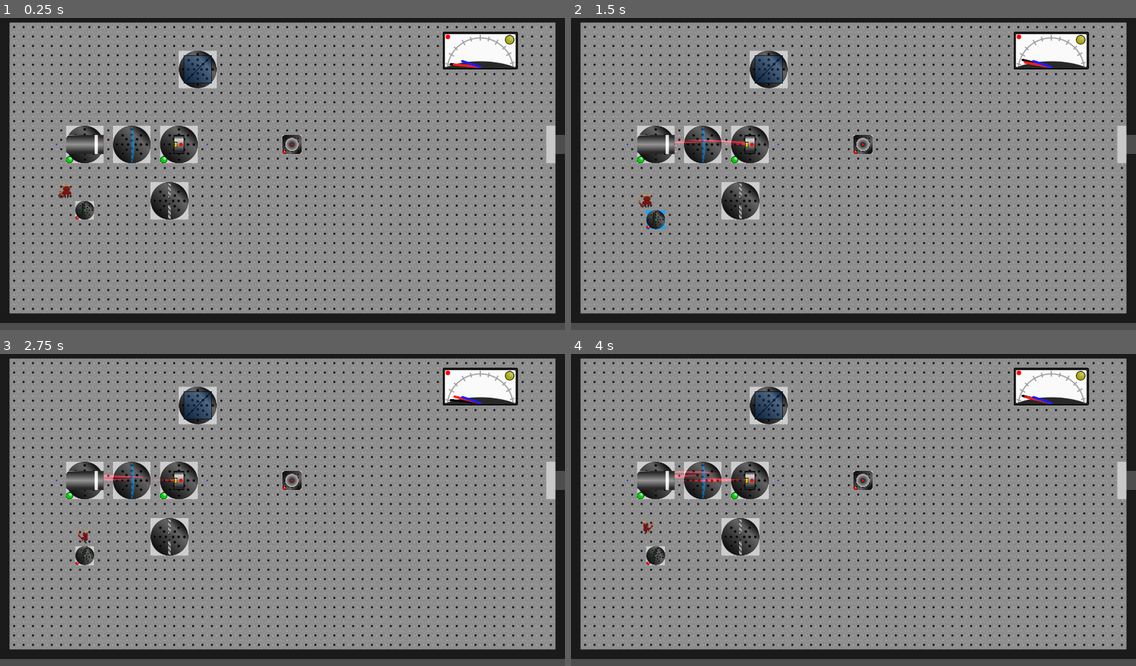
Above: before the commit, frames 1-4 (two rows, left to right).
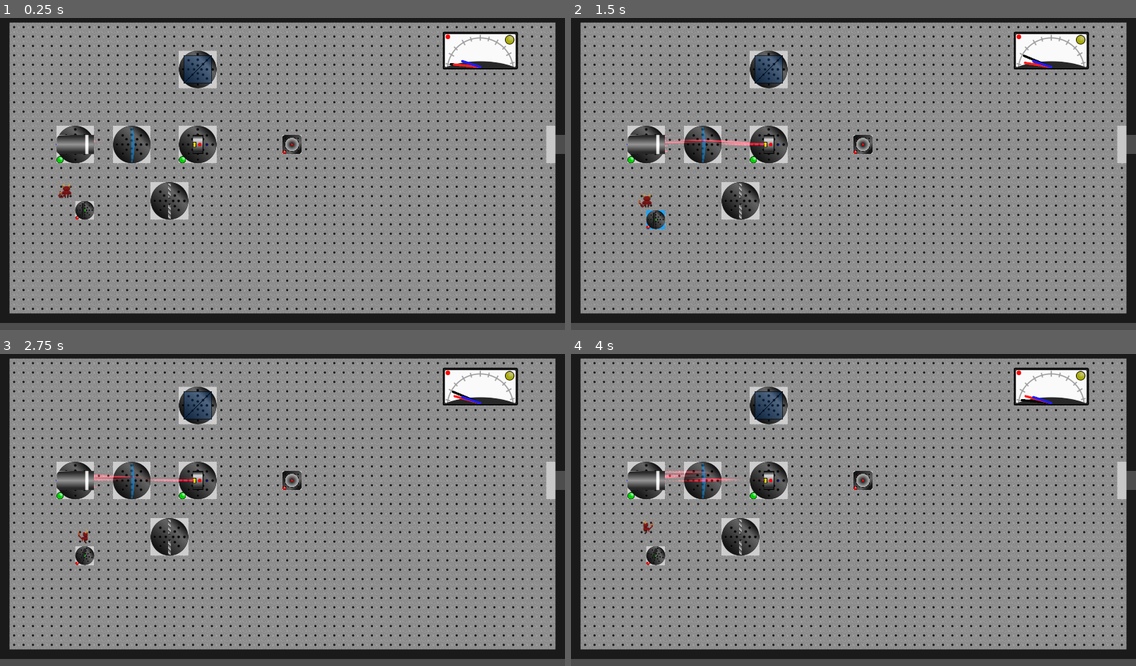
Above: after the commit, the same moments.

Repository: mbapplegate/maxwellDemon
Game: Godot game, scene res://worlds/test_world.tscn
Two runs of this game, one before a commit and one after it. Both use one fixed random seed, a clock stepped at 60 frames per second and the inputs below. The project has no main scene, so this scene is started directly.
Inputs:
- Up to frame 1 (0.25 s): no input
- Up to frame 2 (1.5 s): tap Enter at 0.5 s; hold Right (right) 0.53-1.28 s; hold Shift (pull) 0.53-1.28 s; tap Space (toggleEnergize) at 1.25 s; hold Down (down) from 1.28 s (still down); tap Shift (pull) at 1.35 s
- Up to frame 3 (2.75 s): release Down (down) at 2.03 s; hold Right (right) from 2.03 s (still down); hold Q (rotateCCW) from 2.03 s (still down); tap Shift (pull) at 2.3 s
- Up to frame 4 (4 s): release Right (right) at 2.78 s; release Q (rotateCCW) at 2.78 s; hold Up (up) 2.78-3.53 s; tap E (rotateCW) at 2.85 s; tap Shift (pull) at 3.05, 3.8 s; tap Enter at 3.5 s; hold Left (left) from 3.53 s (still down); hold Space (toggleEnergize) from 3.53 s (still down)

The runs differ from the first frame. In frame 1, 1.7% of the frame differs, in the area x 10-39%, y 34-47%; in frame 2, 1.8%; in frame 3, 1.8%; in frame 4, 1.8%, in the area x 10-85%, y 13-47%.

Commit message:
Implemented shift to pull objects

Diff:
--- a/scenes/Lens_PlanoConvex/lens_plano_convex.tscn
+++ b/scenes/Lens_PlanoConvex/lens_plano_convex.tscn
@@ -34,6 +34,8 @@
 texture = ExtResource("3_n4x3j")
 
 [node name="rearFocus" type="Sprite2D" parent="Stage" index="4"]
+modulate = Color(1, 0, 1, 1)
+self_modulate = Color(1, 0.313726, 1, 1)
 z_index = 1
 position = Vector2(-128, 0)
 texture = ExtResource("3_n4x3j")
--- a/scenes/Player/player.gd
+++ b/scenes/Player/player.gd
@@ -2,7 +2,7 @@
 
 @onready var _animation_player = $MaxwellBody/AnimatedSprite2D
 @onready var _activate_region = $MaxwellBody/ActivationRegion/CollisionShape2D
-#@onready var _player_body = $MaxwellBody
+@onready var _player_body = $MaxwellBody
 @onready var _cast = $MaxwellBody/checkCollision
 @onready var _cast2 = $MaxwellBody/checkCollision2
 
@@ -72,6 +72,8 @@
 		var tween = get_tree().create_tween()
 		tween.set_ease(Tween.EASE_IN)
 		tween.set_trans(Tween.TRANS_CUBIC)
+		if itemActive and Input.is_action_pressed("pull"):
+			itemActive.pull(inputs[direction],_player_body)
 		tween.tween_property(self,"global_position",newPos,0.2)
 		update_animation(inputs[direction])
 		isMoving = true
@@ -207,19 +209,19 @@
 	#if _animation_player.animation != animation:
 	_animation_player.play(animation)
 
-func check_pushable_collision(motion:Vector2, collider:Object):
-	if abs(motion.x) + abs(motion.y) > 1.0:
-		return
-	var pushable = collider as pushableObject
-	if pushable:
-		pushable.push(motion.normalized())
-
-func check_pullable_collision(motion:Vector2, collider:Object):
-	if abs(motion.x) + abs(motion.y) > 1.0:
-		return
-	var pushable = collider as pushableObject
-	if pushable:
-		pushable.pull(motion.normalized())
+#func check_pushable_collision(motion:Vector2, collider:Object):
+	#if abs(motion.x) + abs(motion.y) > 1.0:
+		#return
+	#var pushable = collider as pushableObject
+	#if pushable:
+		#pushable.push(motion.normalized())
+		#
+#func check_pullable_collision(motion:Vector2, collider:Object):
+	#if abs(motion.x) + abs(motion.y) > 1.0:
+		#return
+	#var pushable = collider as pushableObject
+	#if pushable:
+		#pushable.pull(motion.normalized())
 
 func _on_activation_region_body_entered(body):
 	var obj = body as pushableObject
--- a/scenes/PushableObject/pushable_object.gd
+++ b/scenes/PushableObject/pushable_object.gd
@@ -48,8 +48,31 @@
 	else:
 		return false
 
+func pull(direction:Vector2,player:Object):
+	if isSliding or not isPushable:
+		return false
+	self.add_collision_exception_with(player)
+
+	var globalTargetLoc = global_position + direction.normalized()*TILE_SIZE
+	print("Pulling: ",direction, ", ", to_local(globalTargetLoc),", ",can_move(to_local(globalTargetLoc)))
+	if can_move(to_local(globalTargetLoc)):
+		var tween = get_tree().create_tween()
+
+		tween.set_ease(Tween.EASE_IN)
+		tween.set_trans(Tween.TRANS_CUBIC)
+		tween.tween_property(self,"global_position",globalTargetLoc,sliding_time)
+		isSliding = true
+		await tween.finished
+		isSliding = false
+		self.remove_collision_exception_with(player)
+		return true
+	else:
+		self.remove_collision_exception_with(player)
+		return false
+
 func can_move(localDestination:Vector2):
-	if move_and_collide(localDestination, true):
+	var collInfo =  move_and_collide(localDestination, true)
+	if collInfo:
 		return false
 	else:
 		return true
--- a/worlds/test_world.tscn
+++ b/worlds/test_world.tscn
@@ -65,7 +65,7 @@
 position = Vector2(672, 192)
 
 [node name="LaserSource" parent="." instance=ExtResource("8_a3hu6")]
-position = Vector2(288, 448)
+position = Vector2(256, 448)
 rayColor = Vector3(1, 0, 0.1)
 isEnergized = true
 
@@ -82,7 +82,7 @@
 integrationTime = 0.25
 
 [node name="PointDetector" parent="DetectorMeter" instance=ExtResource("13_8apwg")]
-position = Vector2(-1024, 320)
+position = Vector2(-960, 320)
 
 [node name="Iris" parent="." instance=ExtResource("13_nvoua")]
 position = Vector2(576, 640)
